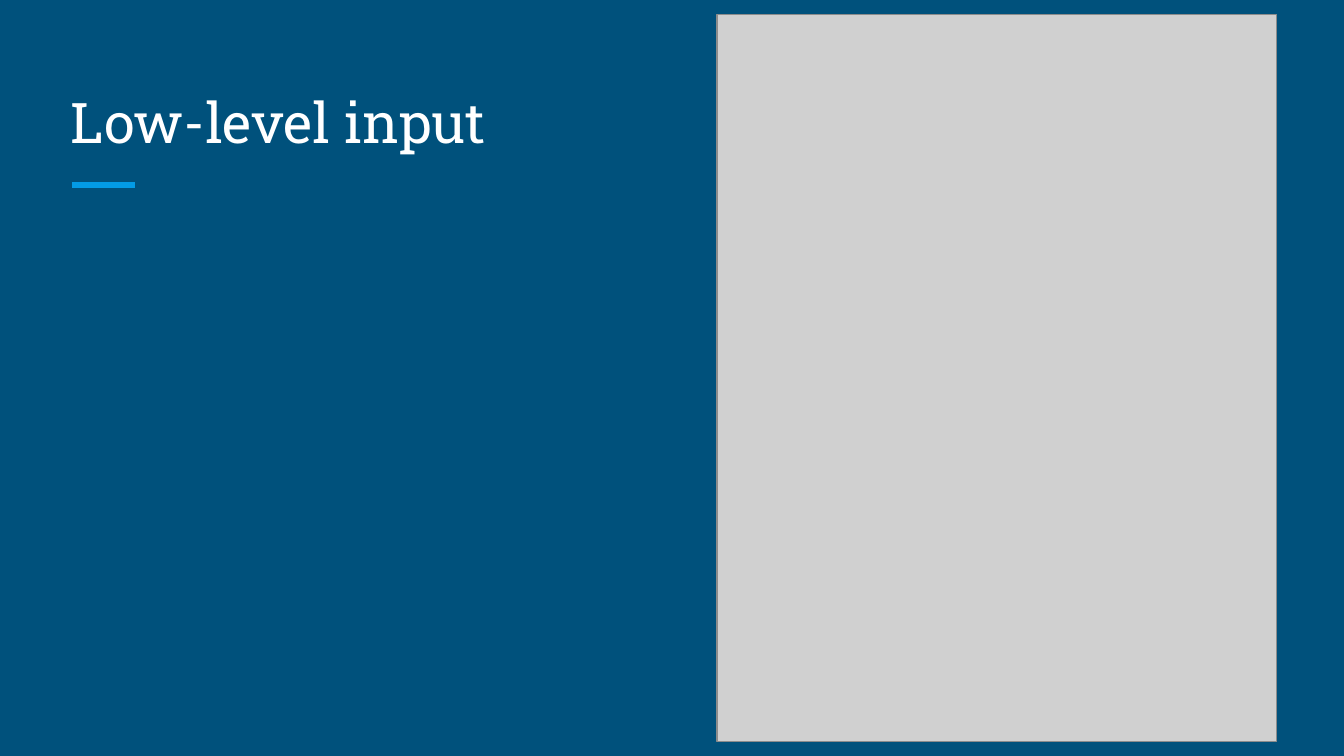
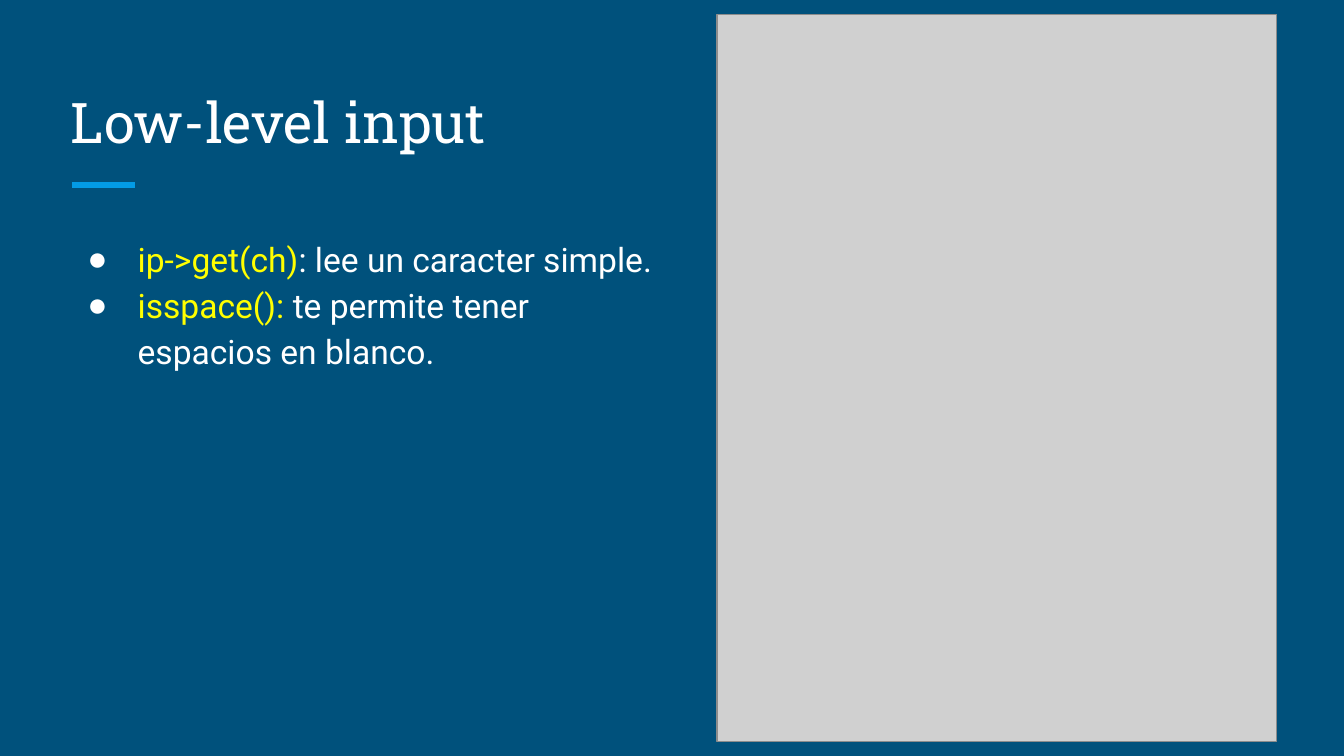
Before and after one commit to CS1103/unidad-3-a-desk-calculator-alonso1311, a slide deck: slide 11 of POO II - Desk Calculator.pptx (slide 10 before the commit). Drawn at 1344x756 pixels with LibreOffice and Linux fonts; fonts in the diff are those of the drawing; grey boxes stand for pictures. Boxes give left, top, right and bottom in pixels: in the first picture for what was removed or moved away, otherwise in the second. Text is boxed around its words. In the diff, an @@ line names an element or a change of style, - is before the commit and + after.

```diff
--- a/POO II - Desk Calculator.pptx
+++ b/POO II - Desk Calculator.pptx
@@ text added at [138, 245, 652, 371], 18 pt, text #FFFFFF @@
+● ip->get(ch): lee un caracter simple.
+● isspace(): te permite tener espacios en blanco.
```
Also in this commit, not shown: 3 other slides changed, 2 slides added, 1 slide removed.
